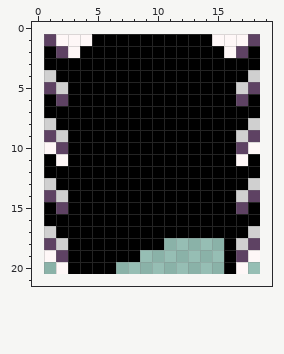
Pixel-art file, stored at src/project/data/sprites/pieces/door/door.aseprite. That is the earlier state.
18x20 pixels, 1 frame. Colours within 5 levels of each other are drawn and written as one. The old version is drawn lined up with the new one, on the new canvas.
The result:
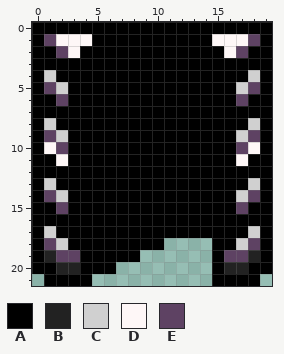
Palette (. is transparent): A #000000  B #222222  C #d0d0d0  D #fef7f7  E #5e4263
Diff:
canvas 18x20 -> 20x22, the old top-left corner now at 1,1
y 0: x 0..19 .................... -> AAAAAAAAAAAAAAAAAAAA
y 1..17: x 0 . -> A; x 19 . -> A
y 18: x 0 . -> A; x 15 . -> A; x 19 . -> A
y 19: x 0..1 .D -> AB; x 3 A -> E; x 15..16 .A -> AE; x 18..19 D. -> BA
y 20: x 0..3 ..DA -> AABB; x 15..19 .AD.. -> ABBAA
y 21: x 1..4 .... -> AAAA; x 15..18 .... -> AAAA
Where, in picture pixels (left, top, right, bottom), the same in both pictures:
changed: (32, 22, 272, 286)
